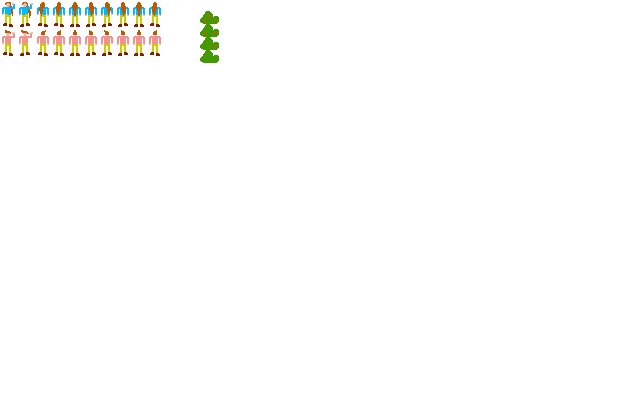
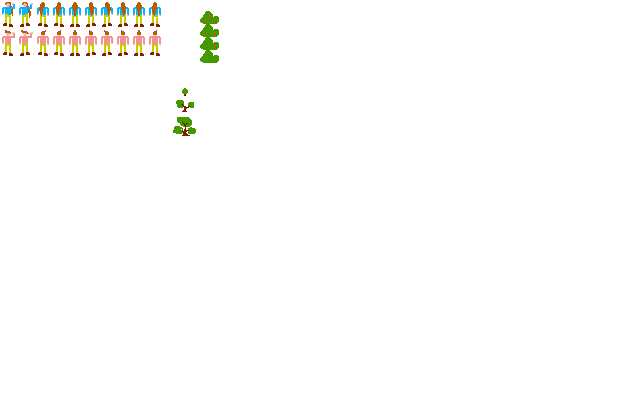
Layer changes from the first (640, 400) image to the second:
painted on "Hintergrund" over [173, 88, 196, 136]
